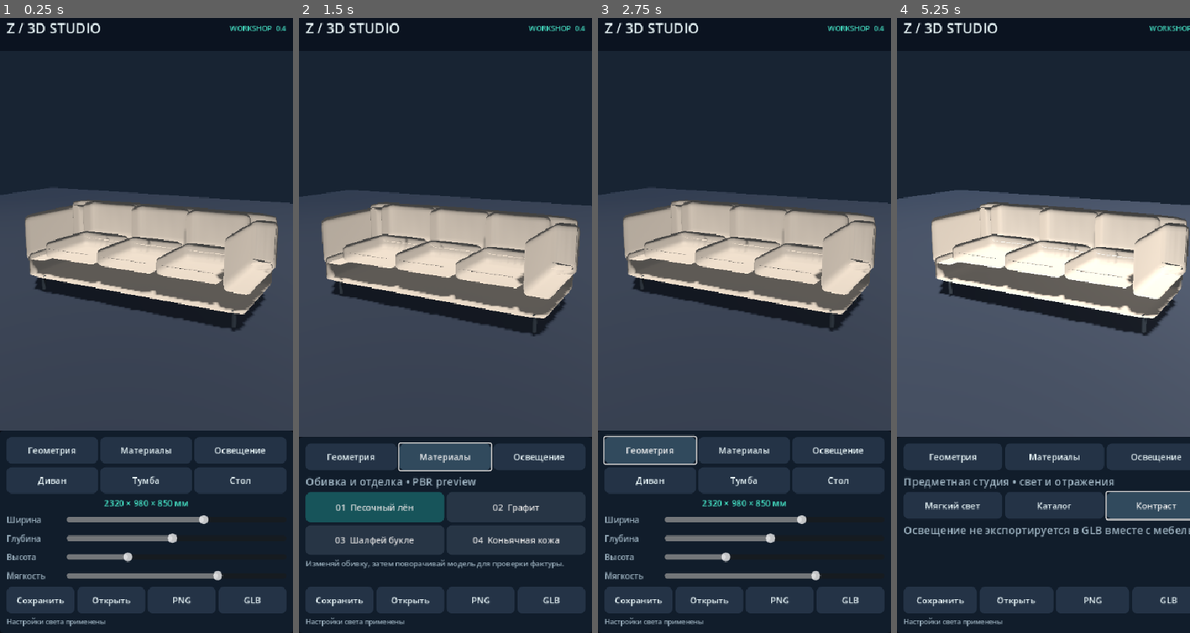
Above: before the commit, frames 1-4 (left to right).
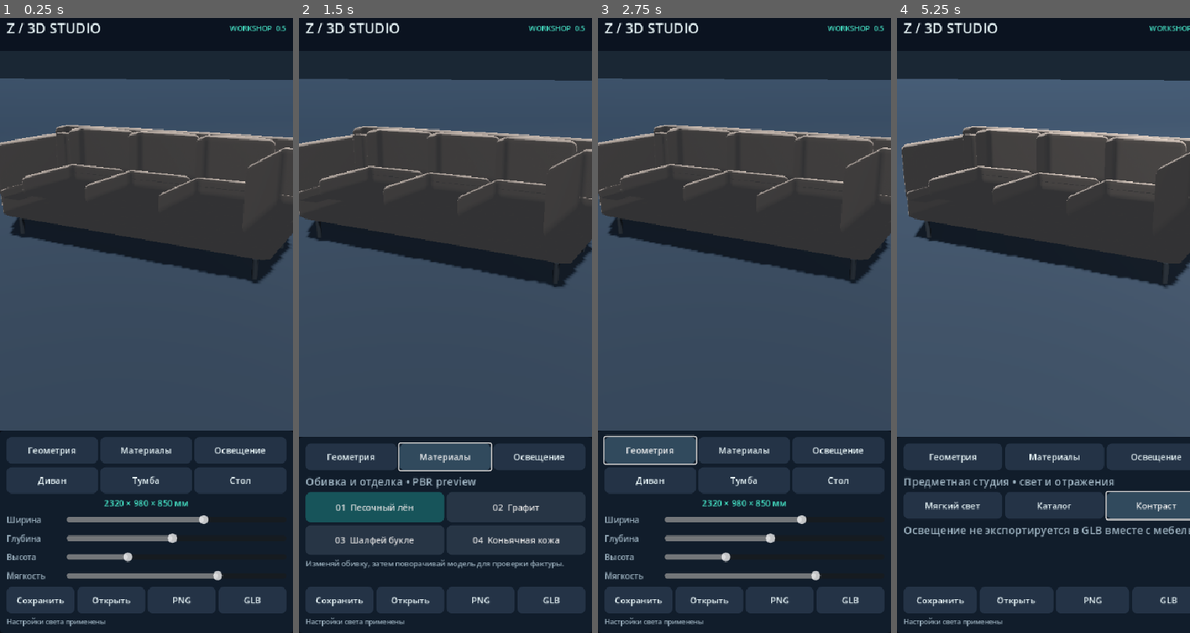
Above: after the commit, the same moments.

Repository: Gudvin7lol/Newgame
Game: Godot game, scene res://scenes/main.tscn
Two runs of this game, one before a commit and one after it. Both use one fixed random seed, a clock stepped at 60 frames per second and the inputs below.
Inputs:
- Up to frame 1 (0.25 s): no input
- Up to frame 2 (1.5 s): click "Геометрия" at 0.5 s; click "Материалы" at 1.25 s
- Up to frame 3 (2.75 s): click "Геометрия" at 2 s
- Up to frame 4 (5.25 s): click "Освещение" at 2.75 s; click "Мягкий свет" at 3.5 s; click "Каталог" at 4.25 s; click "Контраст" at 5 s

The runs differ from the first frame. In frame 1, 35% of the frame differs, in the area x 0-100%, y 1-52%; in frame 2, 35%; in frame 3, 35%; in frame 4, 36%, in the area x 0-100%, y 9-52%.

Commit message:
Studio 0.5: repair upholstery normals and mesh seams, reduce overexposure, refine camera and shading

Diff:
--- a/zamer-3d-studio/scripts/main.gd
+++ b/zamer-3d-studio/scripts/main.gd
@@ -27,7 +27,7 @@
 var fabric_id := 0
 var orbit_y := 0.5
 var orbit_x := -0.20
-var zoom := 4.4
+var zoom := 3.9
 var pointers: Dictionary = {}
 var upholstery: StandardMaterial3D
 var timber: StandardMaterial3D
@@ -65,7 +65,7 @@
     heading.add_theme_color_override("font_color",WHITE)
     header.add_child(heading)
     var version := Label.new()
-    version.text="WORKSHOP  0.4"
+    version.text="WORKSHOP  0.5"
     version.add_theme_font_size_override("font_size",11)
     version.add_theme_color_override("font_color",MINT)
     header.add_child(version)
@@ -253,7 +253,7 @@
 func _set_light(id: int) -> void:
     light_style=id
     if lights.size()<3: return
-    var levels: Array = [[1.15,0.8,1.0],[1.6,1.0,1.5],[2.0,0.35,1.85]]
+    var levels: Array = [[0.90,0.40,0.55],[1.05,0.52,0.70],[1.25,0.20,0.92]]
     for i in range(3):
         lights[i].light_energy=levels[id][i]
     _notify("Настройки света применены")
@@ -271,46 +271,48 @@
     world.add_child(sky)
     var ambience := Environment.new()
     ambience.background_mode = Environment.BG_COLOR
-    ambience.background_color = Color("#182433")
+    ambience.background_color = Color("#1a2734")
     ambience.ambient_light_source = Environment.AMBIENT_SOURCE_COLOR
     ambience.ambient_light_color = Color("#b8c9df")
-    ambience.ambient_light_energy = 0.45
+    ambience.ambient_light_energy = 0.34
     sky.environment = ambience
 
     model = Node3D.new()
     model.name = "ExportableFurniture"
     world.add_child(model)
     var floor_material := StandardMaterial3D.new()
-    floor_material.albedo_color = Color("#171e29")
+    floor_material.albedo_color = Color("#222f3c")
     floor_material.roughness = 0.92
     var plane := PlaneMesh.new()
-    plane.size = Vector2(15,15)
+    plane.size = Vector2(200,200)
     _part(world, "Studio backdrop", plane, Vector3(0,-0.03,0), floor_material)
 
     var sun := DirectionalLight3D.new()
     sun.rotation_degrees = Vector3(-48,32,0)
-    sun.light_energy = 1.6
+    sun.light_energy = 0.90
+    sun.shadow_bias = 0.09
+    sun.shadow_normal_bias = 2.4
     sun.shadow_enabled = true
     world.add_child(sun)
     lights.append(sun)
     var fill := OmniLight3D.new()
     fill.position = Vector3(-2.6,3.8,2.7)
-    fill.light_energy = 1.2
+    fill.light_energy = 0.40
     fill.omni_range = 10.0
     world.add_child(fill)
     lights.append(fill)
     var rim := OmniLight3D.new()
     rim.position = Vector3(3.5,3.0,-2.5)
-    rim.light_energy = 1.5
+    rim.light_energy = 0.55
     rim.omni_range = 12.0
     world.add_child(rim)
     lights.append(rim)
 
     rig = Node3D.new()
-    rig.position = Vector3(0,0.65,0)
+    rig.position = Vector3(0,0.52,0)
     world.add_child(rig)
     camera = Camera3D.new()
-    camera.fov = 45.0
+    camera.fov = 42.0
     camera.current = true
     rig.add_child(camera)
 
@@ -356,12 +358,12 @@
     return ImageTexture.create_from_image(img)
 
 func _create_materials() -> void:
-    var colors := [Color("#958879"),Color("#454d56"),Color("#63725f"),Color("#935a3a")]
+    var colors := [Color("#867a70"),Color("#454c58"),Color("#6b7768"),Color("#815239")]
     upholstery=StandardMaterial3D.new()
     upholstery.albedo_texture=_fabric_texture(colors[fabric_id],fabric_id)
-    upholstery.roughness=0.9 if fabric_id!=3 else 0.68
+    upholstery.roughness=0.91 if fabric_id!=3 else 0.73
     upholstery.normal_enabled=true
-    upholstery.normal_scale=0.28 if fabric_id!=3 else 0.17
+    upholstery.normal_scale=0.13 if fabric_id!=3 else 0.09
     upholstery.normal_texture=_fabric_normal()
     upholstery.texture_filter=BaseMaterial3D.TEXTURE_FILTER_LINEAR_WITH_MIPMAPS_ANISOTROPIC
 
@@ -405,8 +407,8 @@
     var seat_height:=0.165
     var seat_depth:=d*0.70
     var seat_z:=d*0.11
-    _round("Upholstered foundation",Vector3(w-0.07,0.255,d-0.065),Vector3(0,0.265,0),0.052,0.07,3.0,upholstery)
-    _round("Continuous back shell",Vector3(w-0.055,0.48,0.19),Vector3(0,0.59,-d*0.39),0.057,0.35,2.0,upholstery)
+    _round("Upholstered foundation",Vector3(w-0.06,0.235,d-0.065),Vector3(0,0.285,0),0.040,0.07,3.0,upholstery)
+    _round("Continuous back shell",Vector3(w-0.055,maxf(0.44,h-0.29),0.20),Vector3(0,0.56,-d*0.39),0.055,0.20,2.0,upholstery)
     for side in [-1.0,1.0]:
         _round("Upholstered arm",Vector3(arm,0.46,d*0.92),Vector3(side*(w*0.5-arm*0.5),0.54,0),0.057,0.58,4.0+side,upholstery)
     var sections:=3
@@ -417,7 +419,7 @@
         var xx:=-inside*0.5+(float(i)+0.5)*pad_w+float(i)*gap
         _round("Seat cushion %d" % (i+1),Vector3(pad_w*0.985,seat_height,seat_depth),Vector3(xx,main_seat_y,seat_z),0.052,softness,float(i)+2.0,upholstery)
         _round("Back cushion %d" % (i+1),Vector3(pad_w*0.99,back_h,0.22),Vector3(xx,h-back_h*0.5-0.018,-d*0.295),0.055,softness,float(i)+9.0,upholstery)
-        _part(model,"Front seam %d" % (i+1),Factory.welt(pad_w*0.80),Vector3(xx,main_seat_y+0.020,seat_z+seat_depth*0.5-0.006),edge_mat)
+        # Removed intersecting welt geometry: caused z-fighting / black dotted seams.
     for sx in [-1.0,1.0]:
         for sz in [-1.0,1.0]:
             var leg:=CylinderMesh.new()
@@ -508,7 +510,7 @@
     if rig == null: return
     rig.rotation=Vector3(orbit_x,orbit_y,0)
     camera.position=Vector3(0,0,zoom)
-    camera.look_at(Vector3(0,0.55,0))
+    camera.look_at(Vector3.ZERO)
 
 func _lighting() -> void:
     if lights.size()<3: return
--- a/zamer-3d-studio/scripts/mesh_factory.gd
+++ b/zamer-3d-studio/scripts/mesh_factory.gd
@@ -1,86 +1,65 @@
 extends RefCounted
 
-## Continuous closed rounded box with cushion-friendly face inflation.
-## Designed for mobile: mesh stays valid at parametric extremes.
-static func soft_box(w: float, h: float, d: float, round_radius: float, fullness: float, seed: float) -> ArrayMesh:
-    var size := Vector3(maxf(0.015,w), maxf(0.015,h), maxf(0.015,d))
-    var half := size * 0.5
-    var radius := minf(round_radius, minf(half.x,minf(half.y,half.z))*0.9)
-    var core := half - Vector3(radius,radius,radius)
-    var axes := [
-        [Vector3.RIGHT, Vector3.FORWARD, Vector3.UP],
-        [Vector3.LEFT, Vector3.BACK, Vector3.UP],
-        [Vector3.UP, Vector3.RIGHT, Vector3.FORWARD],
-        [Vector3.DOWN, Vector3.RIGHT, Vector3.BACK],
-        [Vector3.BACK, Vector3.RIGHT, Vector3.UP],
-        [Vector3.FORWARD, Vector3.LEFT, Vector3.UP]
+## Seam-safe upholstered rounded box. Analytic bevel normals avoid faceting,
+## while the face bulge falls to zero at shared boundaries.
+static func soft_box(w:float,h:float,d:float,round_radius:float,fullness:float,seed:float)->ArrayMesh:
+    var half:=Vector3(maxf(w,0.025),maxf(h,0.025),maxf(d,0.025))*0.5
+    var radius:=minf(maxf(round_radius,0.001),minf(half.x,minf(half.y,half.z))*0.92)
+    var core:=half-Vector3.ONE*radius
+    var faces:Array=[
+        [Vector3.RIGHT,Vector3.FORWARD,Vector3.UP],
+        [Vector3.LEFT,Vector3.BACK,Vector3.UP],
+        [Vector3.UP,Vector3.RIGHT,Vector3.FORWARD],
+        [Vector3.DOWN,Vector3.RIGHT,Vector3.BACK],
+        [Vector3.BACK,Vector3.RIGHT,Vector3.UP],
+        [Vector3.FORWARD,Vector3.LEFT,Vector3.UP]
     ]
-    var st := SurfaceTool.new()
-    st.begin(Mesh.PRIMITIVE_TRIANGLES)
-    var grid_size := 16
-    for face in axes:
-        var normal: Vector3 = face[0]
-        var ux: Vector3 = face[1]
-        var vy: Vector3 = face[2]
-        var points: Array[Vector3] = []
-        var uv: Array[Vector2] = []
-        var n_coord := Vector3(normal.x*half.x,normal.y*half.y,normal.z*half.z)
-        var ux_extent := Vector3(ux.x*half.x,ux.y*half.y,ux.z*half.z)
-        var vy_extent := Vector3(vy.x*half.x,vy.y*half.y,vy.z*half.z)
-        for row in range(grid_size+1):
-            var v := float(row)/float(grid_size)*2.0-1.0
-            for col in range(grid_size+1):
-                var u := float(col)/float(grid_size)*2.0-1.0
-                var raw := n_coord + ux_extent*u + vy_extent*v
-                var clamped := Vector3(clampf(raw.x,-core.x,core.x),clampf(raw.y,-core.y,core.y),clampf(raw.z,-core.z,core.z))
-                var offset := raw-clamped
-                var point := clamped + offset.normalized()*radius if offset.length_squared()>0.0000001 else raw
-                var inside := maxf(0.0,1.0-u*u)*maxf(0.0,1.0-v*v)
-                if normal.y > 0.5:
-                    point.y += (0.006 + 0.018*fullness)*inside
-                    point.y += 0.0016 * sin(u*17.0+seed) * sin(v*12.0+seed*0.8)*inside
-                elif absf(normal.z) > 0.5:
-                    point.z += normal.z*(0.005+0.012*fullness)*inside
-                    point.z += normal.z*0.0018*sin(u*13.0+seed)*inside
-                elif absf(normal.x)>0.5:
-                    point.x += normal.x*0.006*fullness*inside
-                points.append(point)
-                uv.append(Vector2((u+1.0)*0.5*(ux_extent.length()*2.0)*7.0,(v+1.0)*0.5*(vy_extent.length()*2.0)*7.0))
-        for row in range(grid_size):
-            for col in range(grid_size):
-                var a := row*(grid_size+1)+col
-                var b := a+1
-                var c := a+grid_size+1
-                var e := c+1
-                for index in [a,b,c,c,b,e]:
-                    st.set_uv(uv[index])
-                    st.add_vertex(points[index])
-    st.index()
-    st.generate_normals()
-    st.generate_tangents()
-    return st.commit()
+    var res:=32
+    var mesh_builder:=SurfaceTool.new()
+    mesh_builder.begin(Mesh.PRIMITIVE_TRIANGLES)
+    for face in faces:
+        var axis_n:Vector3=face[0]
+        var axis_u:Vector3=face[1]
+        var axis_v:Vector3=face[2]
+        var vtx:Array[Vector3]=[]
+        var nrm:Array[Vector3]=[]
+        var uv:Array[Vector2]=[]
+        var center:=Vector3(axis_n.x*half.x,axis_n.y*half.y,axis_n.z*half.z)
+        var eu:=Vector3(axis_u.x*half.x,axis_u.y*half.y,axis_u.z*half.z)
+        var ev:=Vector3(axis_v.x*half.x,axis_v.y*half.y,axis_v.z*half.z)
+        for iy in range(res+1):
+            var v:=float(iy)/float(res)*2.0-1.0
+            for ix in range(res+1):
+                var u:=float(ix)/float(res)*2.0-1.0
+                var raw:=center+eu*u+ev*v
+                var near:=Vector3(clampf(raw.x,-core.x,core.x),clampf(raw.y,-core.y,core.y),clampf(raw.z,-core.z,core.z))
+                var offset:=raw-near
+                var outward:=offset.normalized() if offset.length_squared()>0.00000001 else axis_n
+                var position:=near+outward*radius
+                var falloff:=pow(maxf(0.0,1.0-u*u),2.0)*pow(maxf(0.0,1.0-v*v),2.0)
+                if axis_n.y>0.5:
+                    position.y+=(0.004+0.013*fullness)*falloff
+                    position.y+=sin(8.0*u+seed)*sin(7.0*v+seed)*0.0009*falloff
+                elif absf(axis_n.z)>0.5:
+                    position.z+=axis_n.z*(0.003+0.009*fullness)*falloff
+                elif absf(axis_n.x)>0.5:
+                    position.x+=axis_n.x*0.005*fullness*falloff
+                vtx.append(position)
+                nrm.append(outward)
+                uv.append(Vector2((u+1.0)*eu.length()*4.2,(v+1.0)*ev.length()*4.2))
+        for iy in range(res):
+            for ix in range(res):
+                var a:=iy*(res+1)+ix
+                var b:=a+1
+                var c:=a+res+1
+                var e:=c+1
+                for k in [a,b,c,c,b,e]:
+                    mesh_builder.set_normal(nrm[k])
+                    mesh_builder.set_uv(uv[k])
+                    mesh_builder.add_vertex(vtx[k])
+    mesh_builder.index()
+    mesh_builder.generate_tangents()
+    return mesh_builder.commit()
 
-## Geometry smoke compatibility.
-static func cushion(w: float,h: float,d: float,softness: float,seed: float) -> ArrayMesh:
-    return soft_box(w,h,d,0.055,softness,seed)
-
-## True 3D seams along the cushion's front, not a broken elliptical ring.
-static func welt(length: float) -> ArrayMesh:
-    var st := SurfaceTool.new()
-    st.begin(Mesh.PRIMITIVE_TRIANGLES)
-    var sections := 32
-    for x in range(sections):
-        var x1 := (float(x)/sections-0.5)*length
-        var x2 := (float(x+1)/sections-0.5)*length
-        for j in range(8):
-            var phi1 := TAU*float(j)/8.0
-            var phi2 := TAU*float(j+1)/8.0
-            var a := Vector3(x1,cos(phi1)*0.0023,sin(phi1)*0.0023)
-            var b := Vector3(x1,cos(phi2)*0.0023,sin(phi2)*0.0023)
-            var c := Vector3(x2,cos(phi1)*0.0023,sin(phi1)*0.0023)
-            var d := Vector3(x2,cos(phi2)*0.0023,sin(phi2)*0.0023)
-            for p in [a,c,b,b,c,d]:
-                st.add_vertex(p)
-    st.index()
-    st.generate_normals()
-    return st.commit()
+static func cushion(w:float,h:float,d:float,softness:float,seed:float)->ArrayMesh:
+    return soft_box(w,h,d,minf(0.07,h*0.32),softness,seed)
--- a/zamer-3d-studio/tests/smoke.gd
+++ b/zamer-3d-studio/tests/smoke.gd
@@ -1,20 +1,33 @@
 extends SceneTree
 
 func _initialize() -> void:
-    var g = load("res://scripts/mesh_factory.gd")
-    if g == null:
-        push_error("Missing geometry")
+    var factory=load("res://scripts/mesh_factory.gd")
+    if factory==null:
+        push_error("Missing mesh factory")
         quit(1)
         return
-    var mesh: ArrayMesh = g.cushion(0.72, 0.18, 0.65, 0.65, 1.0)
-    if mesh == null or mesh.get_surface_count() != 1:
-        push_error("Invalid mesh")
+    var m:ArrayMesh=factory.cushion(0.64,0.17,0.65,0.7,1.0)
+    if m==null or m.get_surface_count()!=1:
+        push_error("No mesh surface")
         quit(2)
         return
-    var v: PackedVector3Array = mesh.surface_get_arrays(0)[Mesh.ARRAY_VERTEX]
-    if v.size() < 1000:
-        push_error("Mesh under-detailed")
+    var arrays:=m.surface_get_arrays(0)
+    var vertices:PackedVector3Array=arrays[Mesh.ARRAY_VERTEX]
+    var normals:PackedVector3Array=arrays[Mesh.ARRAY_NORMAL]
+    var uvs:PackedVector2Array=arrays[Mesh.ARRAY_TEX_UV]
+    if vertices.size()<6000 or normals.size()!=vertices.size() or uvs.size()!=vertices.size():
+        push_error("Missing vertices, normals, or texture coordinates")
         quit(3)
         return
-    print("GEOMETRY OK ", v.size())
+    var bounds:=m.get_aabb()
+    if absf(bounds.size.x-0.64)>0.015 or absf(bounds.size.z-0.65)>0.015:
+        push_error("Wrong cushion dimensions")
+        quit(4)
+        return
+    for n in normals:
+        if not is_finite(n.x) or not is_finite(n.y) or not is_finite(n.z) or absf(n.length()-1.0)>0.02:
+            push_error("Broken vertex normals")
+            quit(5)
+            return
+    print("MESH VALID: ",vertices.size()," verts; AABB=",bounds)
     quit(0)
Not shown, changed: zamer-3d-studio/export_presets.cfg
Not shown, changed: .github/workflows/build-zamer-3d-studio.yml
